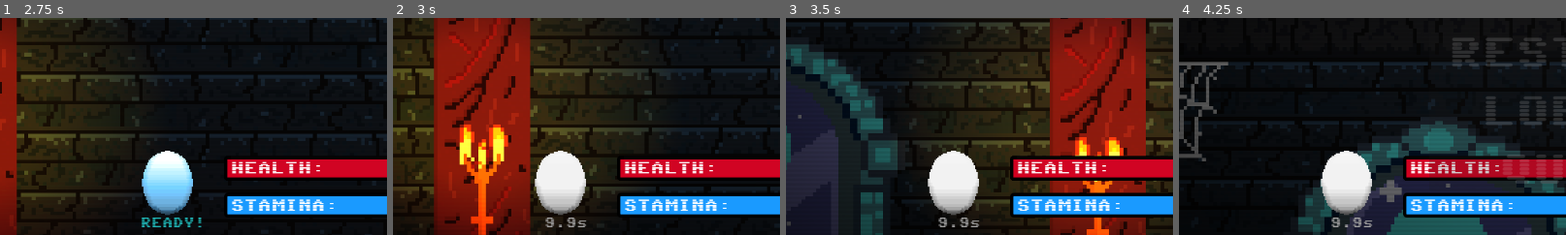
Above: before the commit, frames 1-4 (left to right).
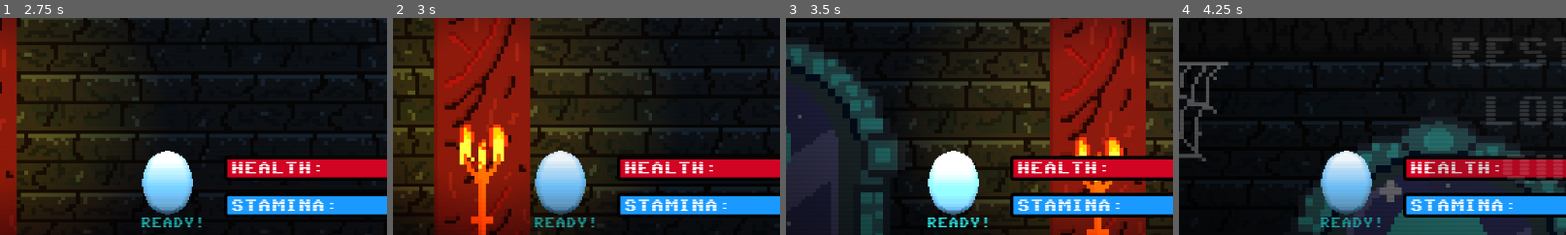
Above: after the commit, the same moments.

Repository: lolix1321/raymanMy
Game: Godot game, scene res://scenes/portal_one_level_one.tscn
Two runs of this game, one before a commit and one after it. Both use one fixed random seed, a clock stepped at 60 frames per second and the inputs below. This scene is started directly instead of the project's main scene. The engine's default icon, where the game draws it, is replaced by a stand-in: a white triangle on a blue panel in a dark square.
Inputs (mouse positions are % of the whole screen's width and height, from its top left):
- Up to frame 1 (2.75 s): tap Enter (ui_accept) at 0.5 s; move the mouse to (45, 70) at 0.52 s; hold D (right) 0.53-2.03 s; tap Q (shield) at 0.6, 1.55 s; tap W (jump) at 0.77, 1.52 s; click (45, 70) at 0.8 s; move the mouse to (80, 65) at 1.27 s; click (80, 65) at 1.35 s; move the mouse to (20, 35) at 2.02 s; hold A (left) from 2.03 s (still down); hold Shift (Sprint) from 2.03 s (still down); click (20, 35) at 2.3 s
- Up to frame 2 (3 s): keep holding A (left); move the mouse to (55, 50) at 2.77 s; release Shift (Sprint) at 2.78 s; tap Q (shield) at 2.85 s
- Up to frame 3 (3.5 s): keep holding A (left); tap W (jump) at 3.02 s
- Up to frame 4 (4.25 s): keep holding A (left); move the mouse to (35, 25) at 3.52 s; click (35, 25) at 3.6 s; tap W (jump) at 3.77 s; tap Escape (esc) at 4.15 s
The pictures show only the part of the screen within x 0-50%, y 49-99%; the shares and areas given below are measured in that part.

Frame 1 is identical in both runs. In frame 2, 3.2% of the frame differs, in the area x 36-53%, y 61-97%; in frame 3, 2.3%; in frame 4, 3.2%.

Commit message:
naprawilem w koncu tarcze na spiderze i ducha tez zrobilem tak jak ma byc chyba ze cos zapomnialem

Diff:
--- a/bee.gd
+++ b/bee.gd
@@ -1,11 +1,12 @@
 extends Area2D
-var max_health: int= 6
+
+var max_health: int = 6
 var health := max_health
 var speed := 60
-var szybkoscGonieniaGracza:int = 167
+var szybkoscGonieniaGracza: int = 167
 var knockback_velocity := Vector2.ZERO
-var knockback_strength := 600.0
-var can_attack := true # Nowa zmienna sprawdzająca, czy może atakować
+var knockback_strength := 300.0
+var can_attack := true
 var vignette_tween: Tween
 @onready var target = marker2
 var isInPlayer = false
@@ -17,68 +18,55 @@
 @onready var player = get_tree().get_first_node_in_group('Player')
 @export var notice_radius := 120
 var escape_timer := 0.0
-
 var escaping: bool = false
-
-
-
 var ischasing = false
-
 var isDying = false
 
 func _ready():
-
 	print("test")
-
 	position = marker1.position
 
 func _process(delta):
-	if not isDying:
-		check_death()
-		get_target()
-		update_health()
-		if ischasing:
-			if $TimerDoZnikniecia.is_stopped():
-				$TimerDoZnikniecia.start()
 
+	# LOGIKA ŚMIERCI I RUCHU KNOCKBACK (musi działać zawsze)
+	if knockback_velocity.length() > 20:
+		position += knockback_velocity * delta
+		knockback_velocity = knockback_velocity.lerp(Vector2.ZERO, 0.1)
 
-		if isInPlayer:
-			scary_shake_behavior(delta)
-			return
+	if isDying:
+		return # Jeśli umiera, nie wykonujemy reszty logiki (pogoni, ataku itp.)
 
+	# LOGIKA DLA ŻYWEGO DUCHA
+	check_death()
+	get_target()
+	update_health()
 
+	if ischasing:
+		$AnimatedSprite2D.play("animacja_lecenia")
+		if $TimerDoZnikniecia.is_stopped():
+			$TimerDoZnikniecia.start()
 
+	if isInPlayer:
+		scary_shake_behavior(delta)
+		player.isGhostInside = true
+		return
 
-		if position.distance_to(player.position)<=5 and escaping == false:
-			escaping = true
-			escape_timer = 0.4
-			forward = !forward
+	if position.distance_to(player.position) <= 5 and escaping == false:
+		escaping = true
+		escape_timer = 0.4
+		forward = !forward
 
+	if escaping:
+		escape_timer -= delta
+		if escape_timer <= 0:
+			escaping = false
+		target = marker2 if forward else marker1
 
-		if escaping:
+	# Normalny ruch (tylko gdy nie ma dużego knockbacku)
+	if knockback_velocity.length() <= 20:
+		position += (target.position - position).normalized() * speed * delta
 
-
-			escape_timer -= delta
-			if escape_timer <= 0:
-				escaping = false
-
-
-
-			target = marker2 if forward else marker1
-
-
-		if knockback_velocity.length() > 20:
-			position += knockback_velocity * delta
-			knockback_velocity = knockback_velocity.lerp(Vector2.ZERO, 0.1)
-		else:
-			position += (target.position - position).normalized() * speed * delta
-
-		flip_logic()
-	else:
-		speed = 0
-		#tu jakas animacje se jebnij do umierania
-		print("umieram")
-
+	flip_logic()
 
 func get_target():
 	if forward and position.distance_to(marker2.position) < 10 or\
@@ -86,7 +74,6 @@
 		forward = not forward
 
 	if position.distance_to(player.position) < notice_radius and not escaping and not overlaps_body(player) or ischasing:
-
 		target = player
 		ischasing = true
 		speed = szybkoscGonieniaGracza
@@ -109,37 +96,25 @@
 
 func check_death():
 	if health <= 0:
-		queue_free()
+		umieranieDucha() # Wywołujemy animację zamiast znikania od razu
 
 func _on_body_entered(body: Node2D) -> void:
 	if body.is_in_group("Player") and can_attack and player.isShieldOn and not isInPlayer:
-		var bounce_direction = (global_position - body.global_position).normalized()
-		knockback_velocity = bounce_direction * knockback_strength
-		await get_tree().create_timer(0.5).timeout
-		queue_free()
+		umieranieDucha()
 	elif body.is_in_group("Player") and not player.isShieldOn:
 		isInPlayer = true
 
-
-
-
 func animate_vignette(vignette: ColorRect):
 	var mat = vignette.material
-
-	# Jeśli stary Tween jeszcze działa, natychmiast go zatrzymaj
 	if vignette_tween and vignette_tween.is_running():
 		vignette_tween.kill()
 
 	vignette_tween = create_tween()
-
-	# Ustawienie stanu początkowego (natychmiastowe)
 	mat.set_shader_parameter("vignette_color", Color(0.7, 0, 0, 1.0))
 	mat.set_shader_parameter("outer_radius", 1.5)
 
-	# Płynny powrót
 	vignette_tween.parallel().tween_property(mat, "shader_parameter/vignette_color", Color(0, 0, 0, 1.0), 0.5)
 	vignette_tween.parallel().tween_property(mat, "shader_parameter/outer_radius", 1.2, 0.5)
-
 
 func update_health():
 	var healthbar = $AnimatedSprite2D/HealthBar
@@ -148,22 +123,16 @@
 	healthbar.visible = health < max_health
 
 func scary_shake_behavior(delta):
-
-	var frequency = 15.0 # Szybkość latania
-	var amplitude = 10.0 # Rozpiętość (jak daleko lata na boki)
-
+	var frequency = 15.0
+	var amplitude = 10.0
 
 	var offset = Vector2(
 		sin(Time.get_ticks_msec() * 0.01 * frequency) * amplitude,
 		cos(Time.get_ticks_msec() * 0.012 * frequency) * amplitude
 	)
 
-	# Dodatkowy "noise" dla efektu trzęsienia (scary shake)
 	var shake = Vector2(randf_range(-10, 10), randf_range(-10, 10))
-
-	# Miksujemy to razem i przypinamy do pozycji gracza
 	position = player.position + offset + shake
-
 
 	if can_attack and player:
 		if player.has_method("get_damage"):
@@ -171,22 +140,28 @@
 		var vignette = get_tree().get_first_node_in_group("Vignette")
 		if vignette:
 			animate_vignette(vignette)
-		#var bounce_direction = (global_position - body.global_position).normalized()
-		#knockback_velocity = bounce_direction * knockback_strength
 		can_attack = false
 		await get_tree().create_timer(0.2).timeout
 		can_attack = true
 
+func _on_timer_do_znikniecia_timeout() -> void:
+	umieranieDucha()
 
-func _on_timer_do_znikniecia_timeout() -> void:
-	print("o kurwa znikam")
+func umieranieDucha():
+	if isDying: return
+
 	isDying = true
 	isInPlayer = false
+	if player:
+		player.isGhostInside = false
+		var bounce_direction = (global_position - player.global_position).normalized()
+		knockback_velocity = bounce_direction * (knockback_strength * 1.5)
+
+	$AnimatedSprite2D.play("animacja_umierania")
 	speed = 0
 
+	var tween = create_tween()
+	tween.tween_property($AnimatedSprite2D, "modulate:a", 0.0, 1.5) # Powolne znikanie
 
-	var tween = create_tween()
-	tween.tween_property($AnimatedSprite2D, "modulate:a", 0.0, 1.0) #to jakas animacja chata wydaje mi sie ze jest spoko
-
-	await get_tree().create_timer(3.0).timeout
+	await get_tree().create_timer(4.0).timeout
 	queue_free()
--- a/scenes/bee.tscn
+++ b/scenes/bee.tscn
@@ -1,9 +1,11 @@
-[gd_scene load_steps=11 format=3 uid="uid://cv06dgnyh7jdg"]
+[gd_scene load_steps=15 format=3 uid="uid://cv06dgnyh7jdg"]
 
 [ext_resource type="Script" uid="uid://d085rvllqb105" path="res://bee.gd" id="1_vie5o"]
 [ext_resource type="Texture2D" uid="uid://dp6i7sr2702jl" path="res://graphic/ghost/ghost.png" id="2_ogg2i"]
 [ext_resource type="Texture2D" uid="uid://c1sdlbeaq2owi" path="res://graphic/ghost/ghost2.png" id="3_qf6nb"]
+[ext_resource type="Texture2D" uid="uid://dkdafd3mxhe8s" path="res://graphic/spiderOnPlayer.png" id="3_yiyqc"]
 [ext_resource type="Shader" uid="uid://de8kwq1p65hls" path="res://scenes/flicker.gdshader" id="4_qf6nb"]
+[ext_resource type="Texture2D" uid="uid://uos3q81uhalv" path="res://graphic/magician/magician2.png" id="4_ykkpv"]
 [ext_resource type="Texture2D" uid="uid://b6b60v8flha5c" path="res://graphic/progressBars/progrsbarBack.png" id="5_kro73"]
 [ext_resource type="Texture2D" uid="uid://d135ykr88vulo" path="res://graphic/progressBars/progresbarFrame.png" id="6_qe60h"]
 [ext_resource type="Texture2D" uid="uid://dupe1d8mww0nt" path="res://graphic/progressBars/progresbar4.png" id="7_yiyqc"]
@@ -14,8 +16,32 @@
 shader_parameter/color = Color(1, 1, 1, 1)
 shader_parameter/amount = 0.0
 
+[sub_resource type="AtlasTexture" id="AtlasTexture_011rt"]
+atlas = ExtResource("3_yiyqc")
+region = Rect2(23, 28, 41, 68)
+
+[sub_resource type="AtlasTexture" id="AtlasTexture_ovfpg"]
+atlas = ExtResource("4_ykkpv")
+region = Rect2(0, 0, 64, 64)
+
 [sub_resource type="SpriteFrames" id="SpriteFrames_qf6nb"]
 animations = [{
+"frames": [{
+"duration": 1.0,
+"texture": SubResource("AtlasTexture_011rt")
+}],
+"loop": true,
+"name": &"animacja_lecenia",
+"speed": 5.0
+}, {
+"frames": [{
+"duration": 1.0,
+"texture": SubResource("AtlasTexture_ovfpg")
+}],
+"loop": true,
+"name": &"animacja_umierania",
+"speed": 5.0
+}, {
 "frames": [{
 "duration": 1.0,
 "texture": ExtResource("3_qf6nb")
@@ -41,6 +67,7 @@
 [node name="AnimatedSprite2D" type="AnimatedSprite2D" parent="."]
 material = SubResource("ShaderMaterial_qf6nb")
 sprite_frames = SubResource("SpriteFrames_qf6nb")
+animation = &"animacja_umierania"
 autoplay = "default"
 
 [node name="HealthBar" type="TextureProgressBar" parent="AnimatedSprite2D"]
--- a/scenes/black_ninja.gd
+++ b/scenes/black_ninja.gd
@@ -9,6 +9,14 @@
 func _on_area_entered(area: Area2D) -> void:
 	if area.is_in_group("pocisk"):
 		health -= 1
+		area.queue_free()
+	var tween = create_tween()
+	tween.tween_property($AnimatedSprite2D, "material:shader_parameter/amount", 1.0, 0.1)
+	tween.tween_property($AnimatedSprite2D, "material:shader_parameter/amount", 0.0, 0.1)
+
+func _on_head_shot_area_area_entered(area: Area2D) -> void:
+	if area.is_in_group("pocisk"):
+		health -= 3
 		area.queue_free()
 	var tween = create_tween()
 	tween.tween_property($AnimatedSprite2D, "material:shader_parameter/amount", 1.0, 0.1)
--- a/scenes/black_ninja.tscn
+++ b/scenes/black_ninja.tscn
@@ -36,6 +36,9 @@
 
 [sub_resource type="RectangleShape2D" id="RectangleShape2D_cojvc"]
 size = Vector2(3.5, 3)
+
+[sub_resource type="CircleShape2D" id="CircleShape2D_51160"]
+radius = 9.0
 
 [node name="BlackNinja" type="Area2D"]
 collision_layer = 4
@@ -84,8 +87,17 @@
 texture_over = ExtResource("6_3cyjj")
 texture_progress = ExtResource("7_p1qyd")
 
+[node name="HeadShotArea" type="Area2D" parent="."]
+collision_layer = 4
+collision_mask = 18
+
+[node name="CollisionShape2D" type="CollisionShape2D" parent="HeadShotArea"]
+position = Vector2(4, -9)
+shape = SubResource("CircleShape2D_51160")
+
 [connection signal="area_entered" from="." to="." method="_on_area_entered"]
 [connection signal="body_entered" from="." to="." method="_on_body_entered"]
 [connection signal="body_entered" from="Area2D" to="." method="_on_area_2d_body_entered"]
 [connection signal="body_exited" from="RightCliff" to="." method="_on_right_cliff_body_exited"]
 [connection signal="body_exited" from="LeftCliff" to="." method="_on_left_cliff_body_exited"]
+[connection signal="area_entered" from="HeadShotArea" to="." method="_on_head_shot_area_area_entered"]
--- a/scenes/player.gd
+++ b/scenes/player.gd
@@ -25,13 +25,15 @@
 @onready var shield_bar = $shieldBarCanv/shieldBar # Dostosuj ścieżkę do swojego paska tarczy
 @onready var shield_label = $shieldBarCanv/ShieldTimerLabel # Dostosuj ścieżkę
 var spiderOnHead = false
-
+var isDying = false
 var can_animate = true
 var spider
 
 var isShieldOn = false
 var can_use_shield = true
 var isHittedDuringShield = false
+
+var isGhostInside = false
 
 
 signal shoot(pos: Vector2, direction: bool)
@@ -83,21 +85,35 @@
 
 
 func _process(delta: float) -> void:
+
+
 	cooldownAnim()
 	shieldCooldownAnim()
 
-	for duch in get_tree().get_nodes_in_group("duch"):
-		if duch.isInPlayer:
-			print("duch jest w graczu")
-#			cos do tarczy jutro ogarne
-
-			break
+
 
 
 
 	if spiderOnHead:
 		spiderOnHeadFunc()
+
 	cooldownAnim()
+
+	if isGhostInside:
+#tutaj mozesz dac jakiegos shadera tylko pewnie on sie bedzie wykonywal w petli xd
+
+		if isShieldOn:
+			isShieldOn = false
+			$ShieldArea/AnimatedSprite2D.visible = false
+			can_use_shield = false
+			$ShieldArea/trwanieTarczy.stop()
+			$ShieldArea/cooldownTarczy.start()
+			$ShieldArea/cooldownTarczy.paused = true
+		else:
+			$ShieldArea/cooldownTarczy.paused = true
+
+
+
 
 	if is_teleporting:
 		velocity = Vector2.ZERO
@@ -160,7 +176,7 @@
 
 
 
-	if Input.is_action_just_pressed("shoot") and can_shoot and has_gun:
+	if Input.is_action_just_pressed("shoot") and can_shoot and has_gun and not isGhostInside:
 		shoot.emit(global_position, facing_right)
 		can_shoot = false
 		$Timers/CooldownTimer.start()
@@ -233,6 +249,7 @@
 			$ShieldArea/cooldownTarczy.paused = false
 
 
+
 	health = 100
 
 	if Global.last_checkpoint_pos != Vector2.ZERO:
@@ -381,6 +398,7 @@
 		jumpCounter = 0
 		spiderOnHead = true
 	else:
+
 		if isShieldOn:
 			isShieldOn = false
 			$ShieldArea/AnimatedSprite2D.visible = false
@@ -390,6 +408,7 @@
 			$ShieldArea/cooldownTarczy.paused = true
 		else:
 
+
 			$ShieldArea/cooldownTarczy.paused = true
 
 
@@ -432,7 +451,7 @@
 
 func shield():
 
-	if Input.is_action_just_pressed("shield") and can_use_shield and not isShieldOn and not isHittedDuringShield:
+	if Input.is_action_just_pressed("shield") and can_use_shield and not isShieldOn and not isHittedDuringShield and not spiderOnHead and not isGhostInside and not spider:
 		isShieldOn = true
 		$ShieldArea/AnimatedSprite2D.visible = true
 		$ShieldArea/trwanieTarczy.start()
--- a/scenes/spider.gd
+++ b/scenes/spider.gd
@@ -88,9 +88,8 @@
 
 
 		var shield_active = false
-		if "sShieldOn" in player_node:
-			shield_active = player_node.sShieldOn
-		elif player_node.has_method("isShieldOnFunc"):
+
+		if player_node.has_method("isShieldOnFunc"):
 			shield_active = player_node.isShieldOnFunc()
 
 
Not shown: 1 places in scenes/black_ninja.tscn that only renumber resources
